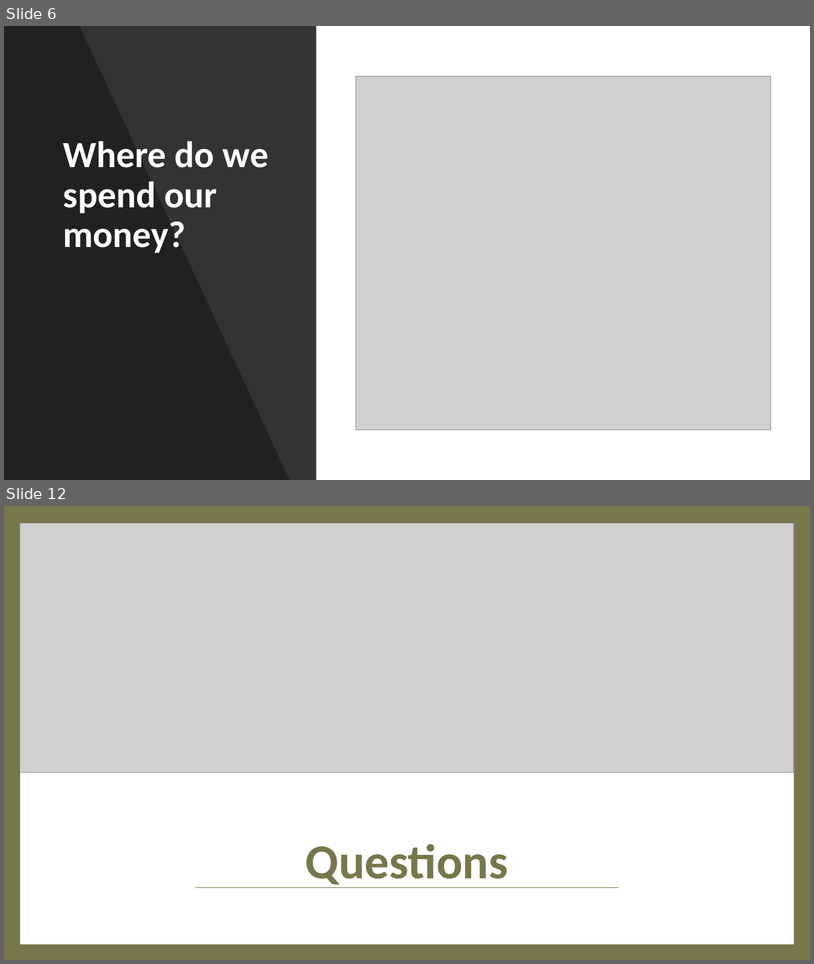
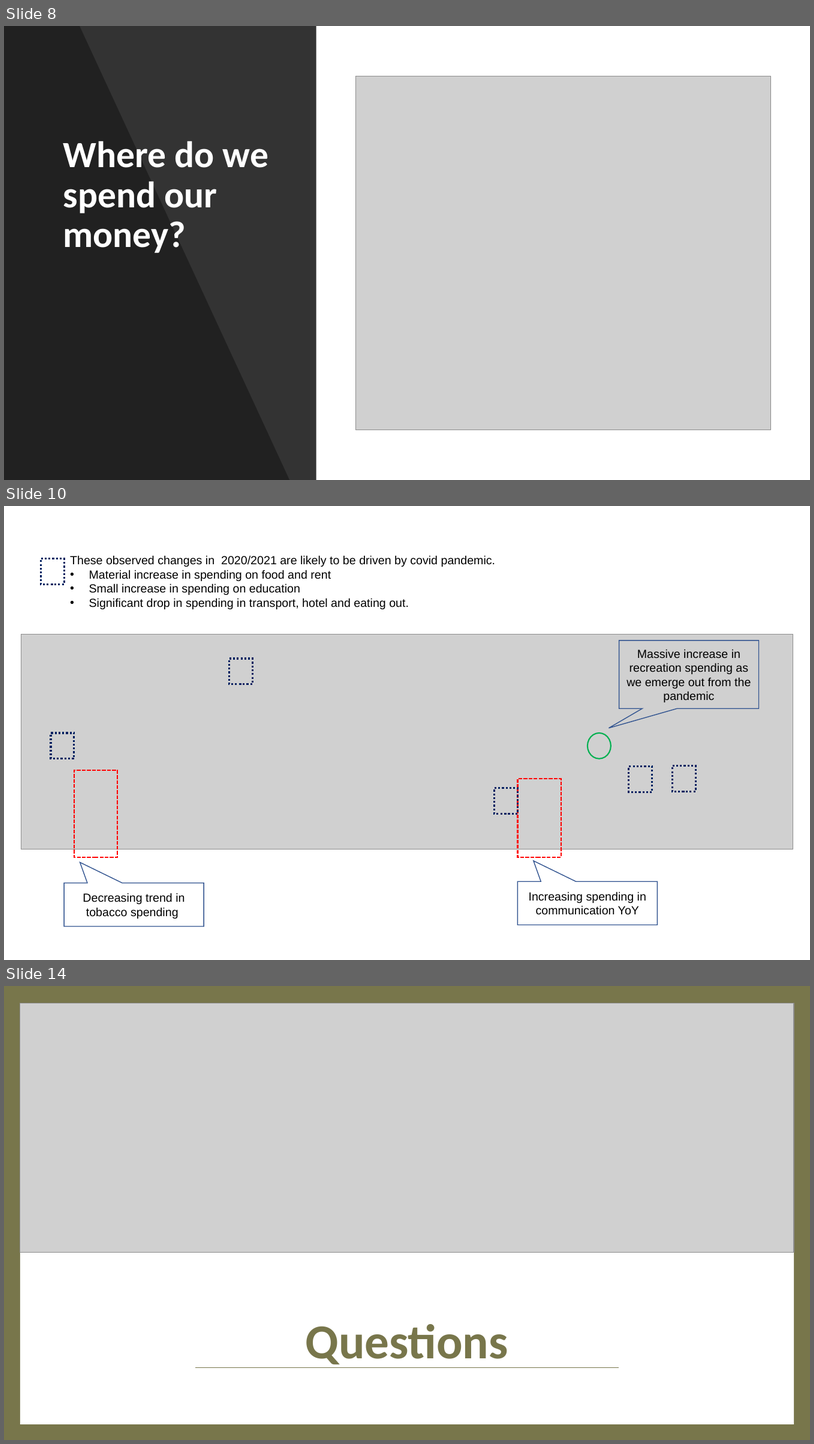
Before and after one commit to twigikit/FTBC_project_1, a slide deck: Aus Household Consumption and Expenditure Pattern.pptx. Shown one above the other, each under a label of ours: slides 6 and 12 before the commit, slides 8, 10 and 14 after it; the slides between them are not shown. The pictures are 814x964 and 814x1444 pixels, drawn with LibreOffice and Linux fonts; fonts in the diff are those of the drawing; grey boxes stand for pictures. Boxes give left, top, right and bottom in pixels: in the first picture for what was removed or moved away, otherwise in the second. Text is boxed around its words. In the diff, an @@ line names an element or a change of style, - is before the commit and + after.

```diff
--- a/Aus Household Consumption and Expenditure Pattern.pptx
+++ b/Aus Household Consumption and Expenditure Pattern.pptx
@@ slide 10 added at [4, 506, 810, 960], background #FFFFFF @@
@@ rectangle added at [41, 559, 65, 584], outline #002060 2.25 pt dashed @@
@@ text added at [70, 555, 496, 609], 14 pt, text #000000 @@
+These observed changes in 2020/2021 are likely to be driven by covid pandemic.
+• Material increase in spending on food and rent
+• Small increase in spending on education
+• Significant drop in spending in transport, hotel and eating out.
@@ picture added at [21, 634, 794, 849] @@
@@ speech box added at [619, 640, 759, 708], outline #325491 1 pt, 14 pt, text #000000 @@
+Massive increase in recreation spending as we emerge out from the pandemic
@@ rectangle added at [229, 658, 252, 684], outline #002060 2.25 pt dashed @@
@@ rectangle added at [51, 733, 74, 758], outline #002060 2.25 pt dashed @@
@@ ellipse added at [588, 733, 611, 758], outline #00B050 1.5 pt @@
@@ rectangle added at [74, 771, 118, 857], outline #FF0000 1.5 pt dashed @@
@@ rectangle added at [630, 766, 653, 792], outline #002060 2.25 pt dashed @@
@@ rectangle added at [672, 766, 696, 791], outline #002060 2.25 pt dashed @@
@@ rectangle added at [495, 788, 518, 813], outline #002060 2.25 pt dashed @@
@@ rectangle added at [518, 778, 562, 857], outline #FF0000 1.5 pt dashed @@
@@ speech box added at [64, 883, 204, 927], outline #325491 1 pt, 14 pt, text #000000 @@
+Decreasing trend in tobacco spending
@@ speech box added at [518, 881, 658, 925], outline #325491 1 pt, 14 pt, text #000000 @@
+Increasing spending in communication YoY
@@ what was slide 6 is now slide 8 @@
@@ what was slide 12 is now slide 14 @@
```
Also in this commit, not shown: 5 slides changed, 5 other slides added, 4 slides removed, 1 other file.
